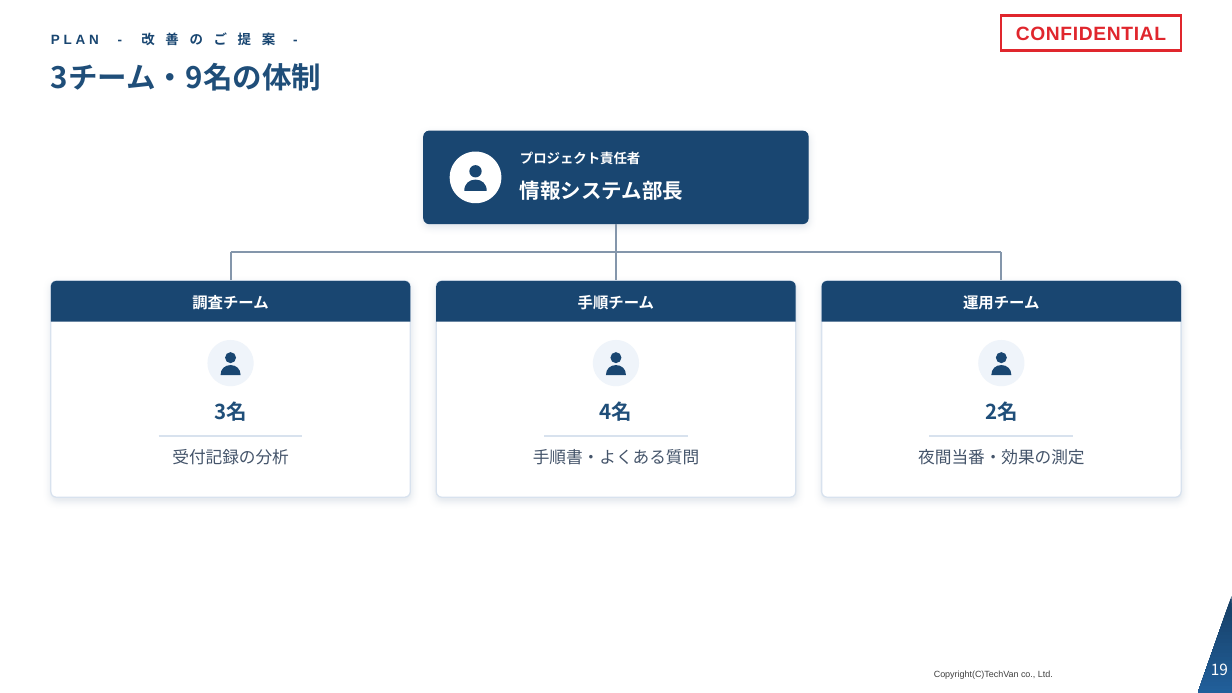
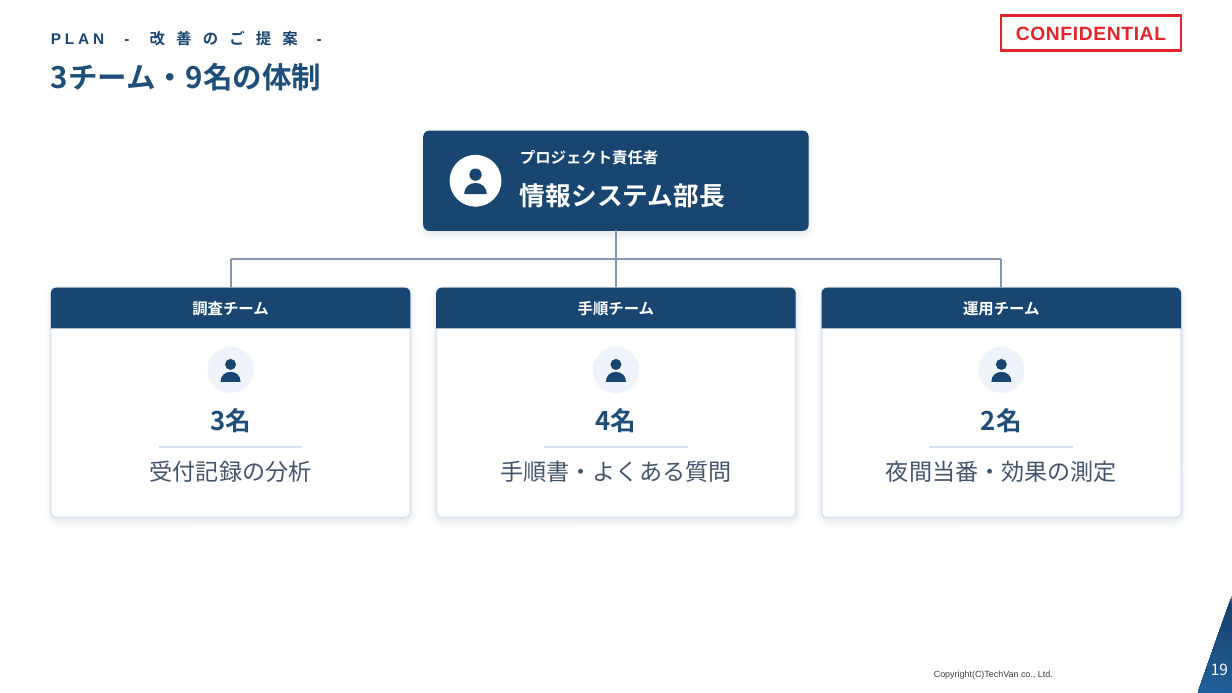
Before and after one commit to Kishi-Satoshi/slide-techvan-dist, a slide deck: slide 19 of plugins/slide-techvan/skills/slide-techvan/examples/catalog-techvan.pptx. Drawn at 1232x693 pixels with LibreOffice and Linux fonts; fonts in the diff are those of the drawing; background and template pictures are left out. Boxes give left, top, right and bottom in pixels: in the first picture for what was removed or moved away, otherwise in the second. Text is boxed around its words. In the diff, an @@ line names an element or a change of style, - is before the commit and + after.

```diff
--- a/plugins/slide-techvan/skills/slide-techvan/examples/catalog-techvan.pptx
+++ b/plugins/slide-techvan/skills/slide-techvan/examples/catalog-techvan.pptx
@@ text "PLAN - 改 善 の ..." at box(51, 29, 297, 49): size 10.5 to 12 pt @@
@@ rounded rectangle: place and size @@
-rounded rectangle at box(424, 131, 809, 224)
+rounded rectangle at box(424, 131, 809, 230)
@@ text "プロジェクト責任者" at box(520, 150, 658, 165): size 10.5 to 12 pt @@
@@ rounded rectangle: place and size @@
-rounded rectangle at box(51, 281, 410, 497)
+rounded rectangle at box(51, 287, 410, 518)
@@ rounded rectangle: place and size @@
-rounded rectangle at box(436, 281, 796, 497)
+rounded rectangle at box(436, 287, 796, 518)
@@ proportions changed in 4 elements at box(424, 131, 809, 230), box(51, 287, 410, 518), box(436, 287, 796, 518), box(822, 287, 1181, 518) @@
@@ rounded rectangle: place and size @@
-rounded rectangle at box(822, 281, 1181, 497)
+rounded rectangle at box(822, 287, 1181, 518)
@@ 5 lines, 4 ellipses, 4 freeform shapes, 3 round same rects: place and size @@
-5 lines, 4 ellipses, 4 freeform shapes, 3 round same rects at box(51, 152, 1181, 386)
+5 lines, 4 ellipses, 4 freeform shapes, 3 round same rects at box(51, 155, 1181, 393)
@@ size 16 to 20 pt in 4 elements at box(520, 183, 725, 208), box(210, 408, 251, 433), box(596, 408, 637, 433), box(981, 408, 1022, 433) @@
@@ 3 lines: place and size @@
-3 lines at box(159, 436, 1074, 436)
+3 lines at box(159, 447, 1074, 447)
@@ text "受付記録の分析": place and size @@
-text "受付記録の分析" at box(172, 449, 289, 465)
+text "受付記録の分析" at box(150, 460, 312, 482)
@@ text "手順書・よくある質問": place and size @@
-text "手順書・よくある質問" at box(533, 449, 699, 465)
+text "手順書・よくある質問" at box(500, 460, 731, 482)
@@ size 13 to 18 pt in 3 elements at box(150, 460, 312, 482), box(500, 460, 731, 482), box(886, 460, 1117, 482) @@
@@ text "夜間当番・効果の測定": place and size @@
-text "夜間当番・効果の測定" at box(918, 449, 1084, 465)
+text "夜間当番・効果の測定" at box(886, 460, 1117, 482)
```
Also in this commit, not shown: 24 other slides changed, 11 other files.
